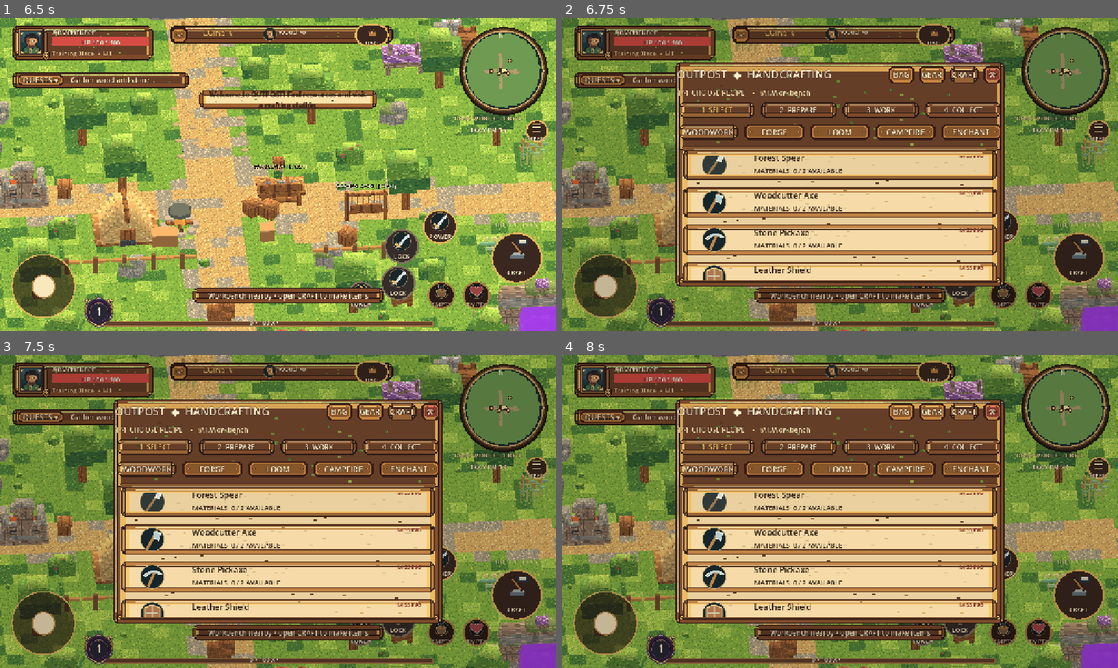
Above: before the commit, frames 1-4 (two rows, left to right).
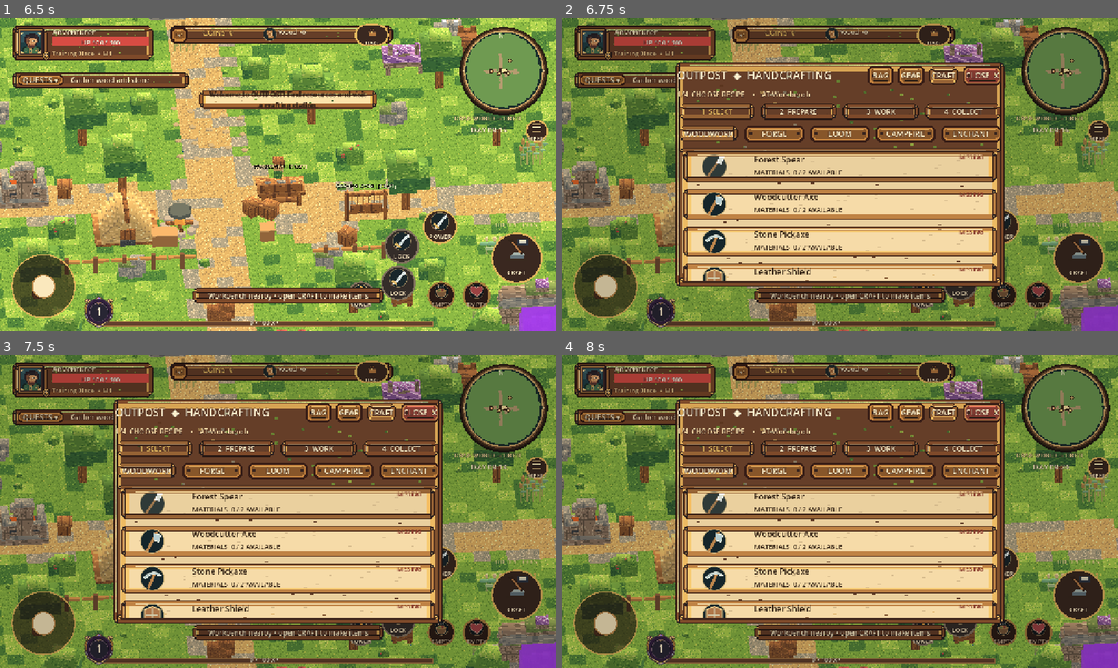
Above: after the commit, the same moments.

Repository: Smurfis/outpost-rpg
Game: Godot game, scene res://scenes/ui/company_splash.tscn
Two runs of this game, one before a commit and one after it. Both use one fixed random seed, a clock stepped at 60 frames per second and the inputs below.
Inputs (mouse positions are in pixels of both pictures, inside the frame that each line leads up to):
- Up to frame 1 (6.5 s): tap Enter at 0.5 s; move the mouse to (400, 158) at 0.52 s; hold D 0.53-1.25 s; tap G at 0.6 s; click (400, 158) at 0.67 s; tap Space at 0.77, 1.07 s; click (350, 193) at 1.27 s; type "12" at 1.35 s; click (278, 187) at 2 s; click (278, 187) at 2.75 s; click "SOLO • ENTER OUTPOST" at 3.5 s; drag from (166, 190) to (250, 237) at 4.27 s; move the mouse to (333, 105) at 5.02 s; hold D (outpost_right) 5.03-5.75 s; hold Q (outpost_camera_left) 5.03-5.75 s; click (333, 105) at 5.17 s; drag from (250, 237) to (111, 127) at 5.77 s
- Up to frame 2 (6.75 s): move the mouse to (1006, 221) at 6.52 s; hold A (outpost_left) from 6.53 s (still down); hold C (outpost_craft) from 6.53 s (still down); click (1006, 221) at 6.67 s
- Up to frame 3 (7.5 s): tap J (outpost_jump) at 6.77, 7.07 s; release A (outpost_left) at 7.25 s; release C (outpost_craft) at 7.25 s; click "X" (after the commit: "CLOSE X") at 7.25 s
- Up to frame 4 (8 s): no input

Frame 1 is identical in both runs. In frame 2, 15% of the frame differs, in the area x 20-79%, y 15-84%; in frame 3, 15%; in frame 4, 15%.

Commit message:
fix(menu): accessible close button, backdrop tap-to-dismiss and reliable back action

Diff:
--- a/scripts/menu.gd
+++ b/scripts/menu.gd
@@ -10,6 +10,7 @@
 var title: Label
 var subtitle: Label
 var header_buttons: Dictionary = {}
+var close_button: Button
 var station_tabs: HBoxContainer
 var recipes_list: VBoxContainer
 var details: VBoxContainer
@@ -48,7 +49,9 @@
 	shell.set_anchors_and_offsets_preset(Control.PRESET_FULL_RECT)
 	var shade := ColorRect.new()
 	shade.color = Color(0.02, 0.01, 0.01, 0.22)
+	shade.name = "OutsideDismissBackdrop"
 	shade.mouse_filter = Control.MOUSE_FILTER_STOP
+	shade.gui_input.connect(_on_shade_input)
 	shell.add_child(shade)
 	shade.set_anchors_and_offsets_preset(Control.PRESET_FULL_RECT)
 	var frame := PanelContainer.new()
@@ -87,12 +90,16 @@
 	craft.pressed.connect(_switch_craft)
 	header_buttons["craft"] = craft
 	header.add_child(craft)
-	var close := Button.new()
-	close.text = "X"
-	close.custom_minimum_size = Vector2(48, 48)
-	SKIN.apply_button(close, "red")
-	close.pressed.connect(close_page)
-	header.add_child(close)
+	close_button = Button.new()
+	close_button.name = "CloseBagCraftMenu"
+	close_button.text = "CLOSE  X"
+	close_button.tooltip_text = "Close inventory / crafting"
+	close_button.custom_minimum_size = Vector2(96, 52)
+	close_button.mouse_filter = Control.MOUSE_FILTER_STOP
+	close_button.focus_mode = Control.FOCUS_NONE
+	SKIN.apply_button(close_button, "red")
+	close_button.pressed.connect(close_page)
+	header.add_child(close_button)
 	subtitle = _label("", 16, Color("f4d9a6"))
 	subtitle.autowrap_mode = TextServer.AUTOWRAP_OFF
 	subtitle.text_overrun_behavior = TextServer.OVERRUN_TRIM_ELLIPSIS
@@ -256,6 +263,18 @@
 
 func close_page() -> void:
 	visible = false
+
+func _on_shade_input(event: InputEvent) -> void:
+	# Tapping anywhere OUTSIDE the frame is a reliable Android fallback.
+	# The frame lies above this backdrop and continues to receive bag clicks.
+	if not visible:
+		return
+	if event is InputEventScreenTouch and event.pressed:
+		close_page()
+		get_viewport().set_input_as_handled()
+	elif event is InputEventMouseButton and event.pressed and event.button_index == MOUSE_BUTTON_LEFT:
+		close_page()
+		get_viewport().set_input_as_handled()
 
 func _first_recipe(station: String) -> String:
 	for recipe in game.recipes:
@@ -981,7 +1000,7 @@
 	selected_id = _first_recipe(selected_station)
 	refresh()
 
-func _unhandled_input(event: InputEvent) -> void:
+func _input(event: InputEvent) -> void:
 	if not visible or not event.is_action_pressed("ui_cancel"):
 		return
 	if current_page == "craft" and craft_step != "browse" and game.crafting.is_empty():
